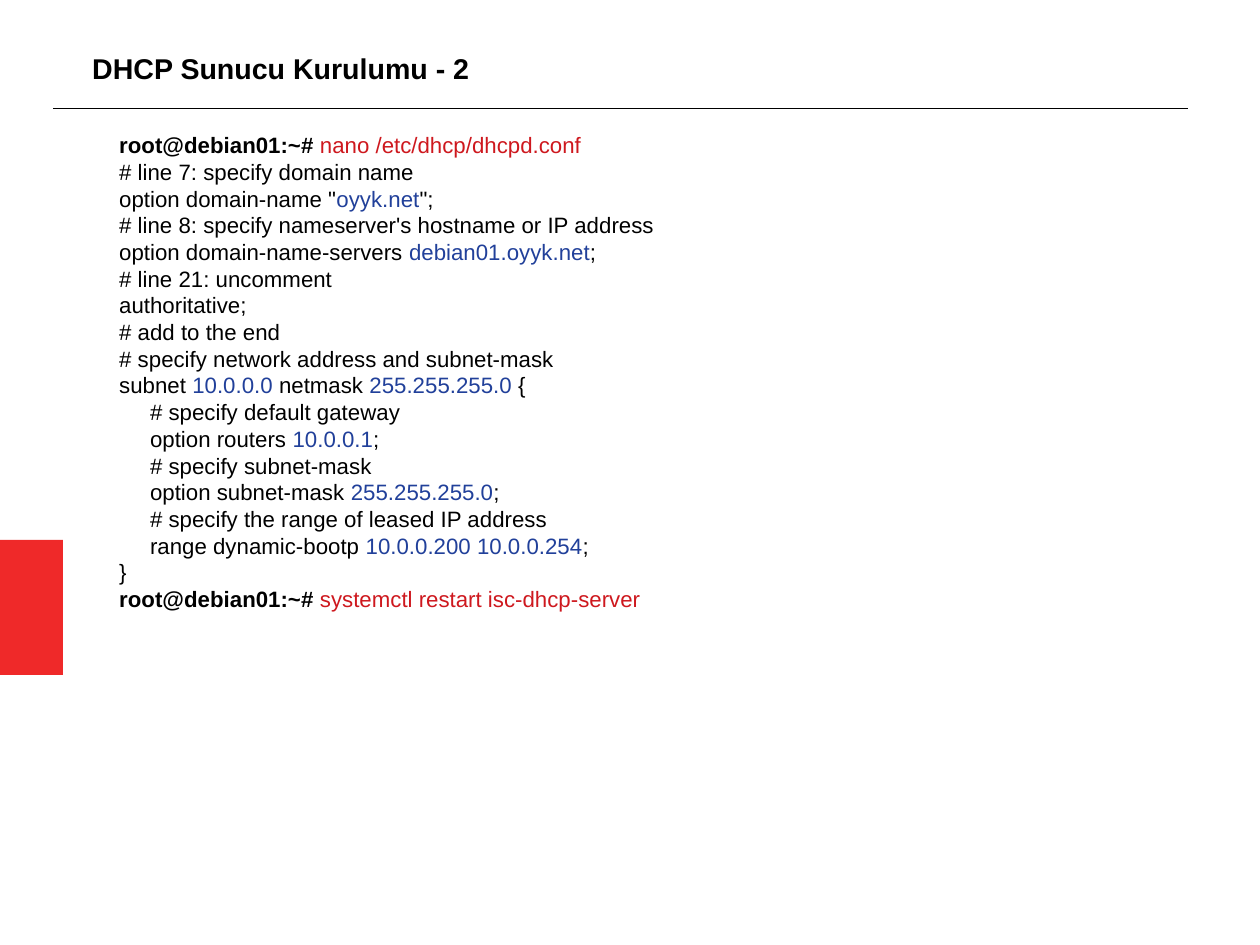
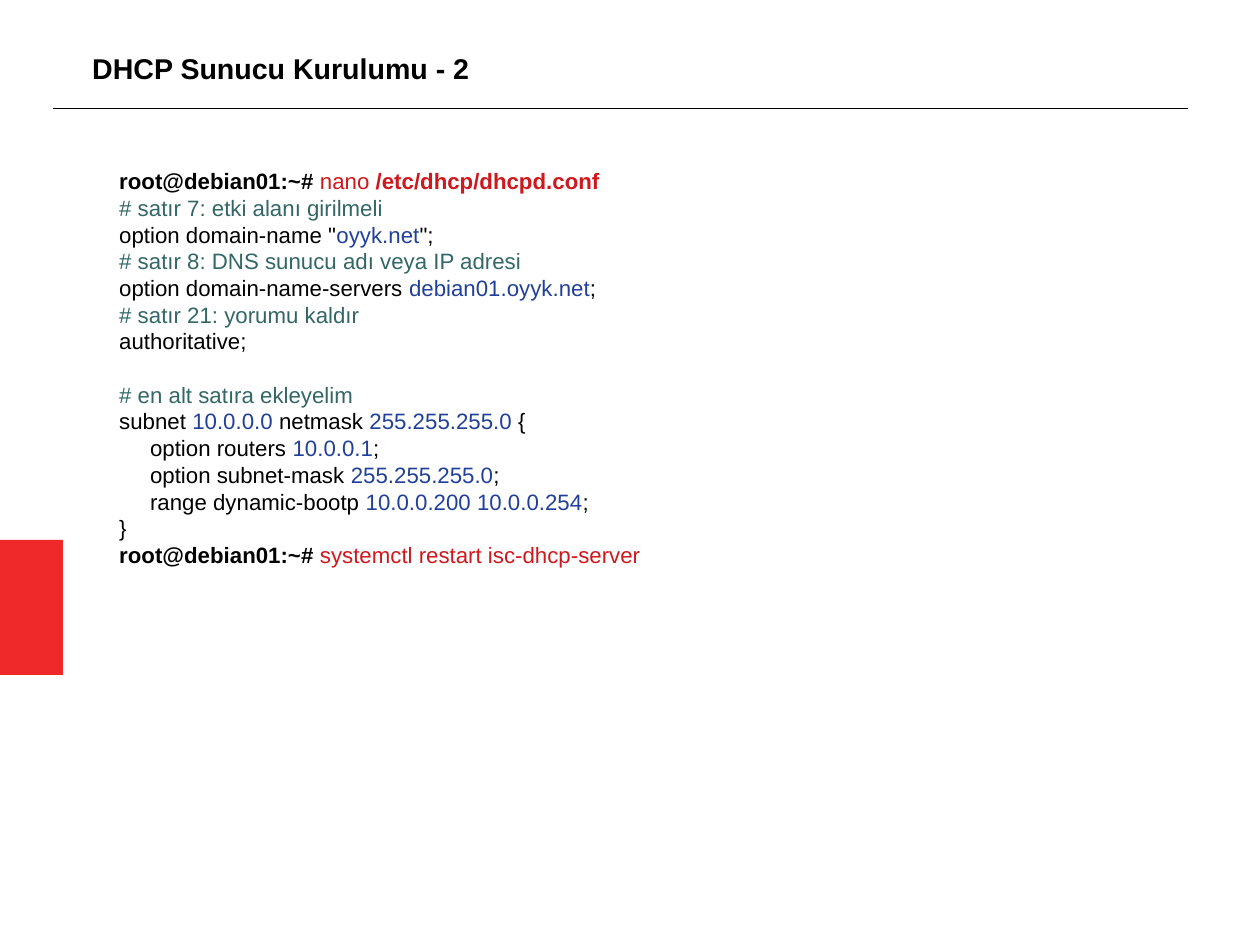
Before and after one commit to aciklab/oyyk18-sysadm, a slide deck: slide 9 of sunumlar/dhcp.odp. Drawn at 1260x945 pixels with LibreOffice and Linux fonts; fonts in the diff are those of the drawing. Boxes give left, top, right and bottom in pixels: in the first picture for what was removed or moved away, otherwise in the second. Text is boxed around its words. In the diff, an @@ line names an element or a change of style, - is before the commit and + after.

```diff
--- a/sunumlar/dhcp.odp
+++ b/sunumlar/dhcp.odp
@@ text "root@debian01:~# nano /etc/dhcp/dhcpd.conf": place and size @@
-text "root@debian01:~# nano /etc/dhcp/dhcpd.conf" at bbox=[119, 137, 653, 612]
+text "root@debian01:~# nano /etc/dhcp/dhcpd.conf" at bbox=[119, 173, 640, 568]
@@ text at bbox=[119, 173, 600, 194]: bold on in "/etc/dhcp/dhcpd.conf" @@
@@ text at bbox=[138, 200, 382, 221]: text changed; text colour #000000 to #336666 @@
-# line 7: specify domain name
+# satır 7: etki alanı girilmeli
@@ text at bbox=[138, 253, 521, 274]: text changed; text colour #000000 to #336666 @@
-# line 8: specify nameserver's hostname or IP address
+# satır 8: DNS sunucu adı veya IP adresi
@@ text at bbox=[138, 307, 359, 328]: text changed; text colour #000000 to #336666 @@
-# line 21: uncomment
+# satır 21: yorumu kaldır
@@ text at bbox=[138, 387, 353, 408]: text changed; text colour #000000 to #336666 @@
-# add to the end
-# specify network address and subnet-mask
+# en alt satıra ekleyelim
@@ text at bbox=[169, 404, 400, 425]: paragraph removed @@
-# specify default gateway
@@ text at bbox=[169, 458, 371, 479]: paragraph removed @@
-# specify subnet-mask
@@ text at bbox=[169, 511, 546, 532]: paragraph removed @@
-# specify the range of leased IP address
```
Also in this commit, not shown: 7 other slides changed, 1 slide added, 1 slide removed.
